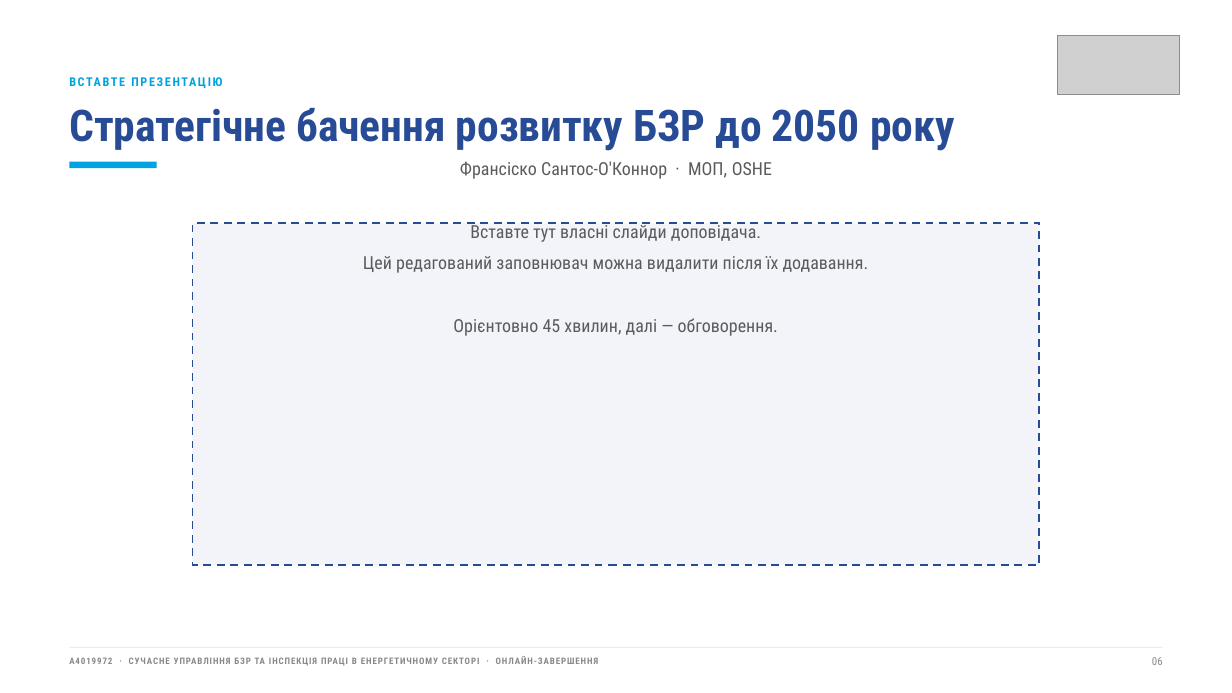
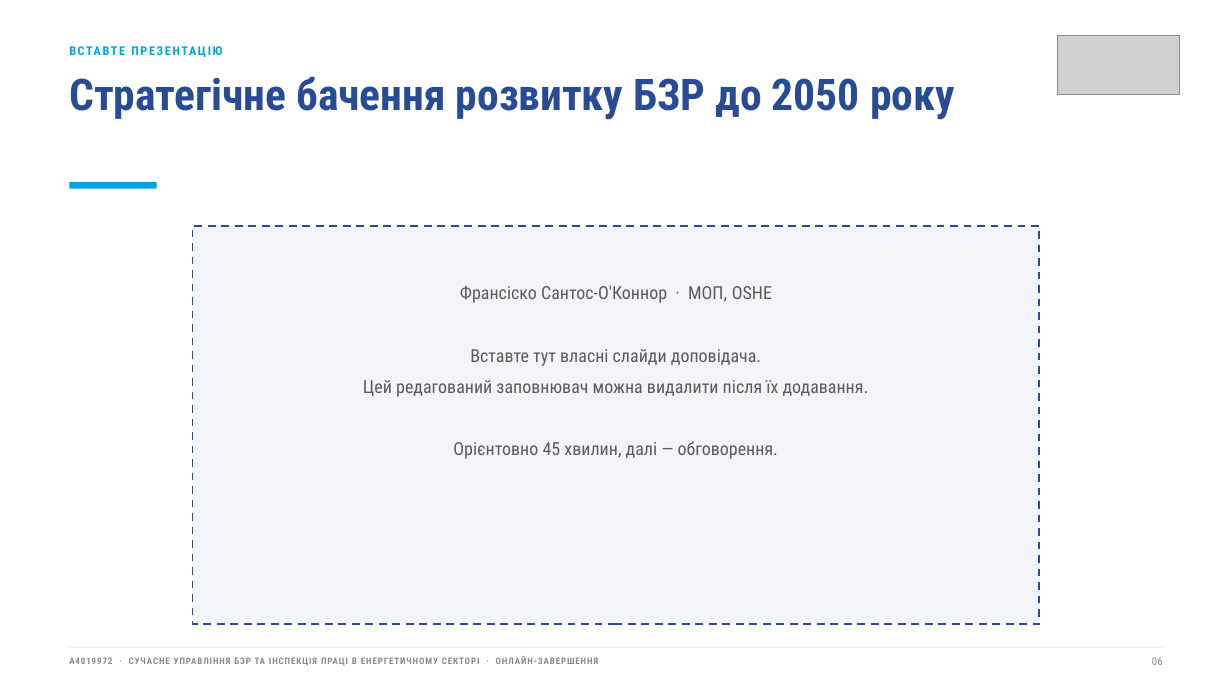
Before and after one commit to olena-vazhynska/Modern-Energy-Sector_Ukraine, a slide deck: slide 6 of assets/decks/A4019972_Closing_Webinar_4Nov2026_UA.pptx. Drawn at 1232x693 pixels with LibreOffice and Linux fonts; fonts in the diff are those of the drawing; grey boxes stand for pictures. Boxes give left, top, right and bottom in pixels: in the first picture for what was removed or moved away, otherwise in the second. Text is boxed around its words. In the diff, an @@ line names an element or a change of style, - is before the commit and + after.

```diff
--- a/assets/decks/A4019972_Closing_Webinar_4Nov2026_UA.pptx
+++ b/assets/decks/A4019972_Closing_Webinar_4Nov2026_UA.pptx
@@ text "ВСТАВТЕ ПРЕЗЕНТАЦІЮ": place and size @@
-text "ВСТАВТЕ ПРЕЗЕНТАЦІЮ" at (69, 75, 1019, 112)
+text "ВСТАВТЕ ПРЕЗЕНТАЦІЮ" at (69, 43, 1019, 80)
@@ text "Стратегічне бачення розвитку БЗР до ...": place and size @@
-text "Стратегічне бачення розвитку БЗР до ..." at (69, 108, 955, 151)
+text "Стратегічне бачення розвитку БЗР до ..." at (69, 77, 955, 120)
@@ rectangle: place and size @@
-rectangle at (69, 162, 156, 168)
+rectangle at (69, 182, 156, 189)
@@ rectangle: place and size @@
-rectangle at (192, 224, 1040, 565)
+rectangle at (192, 226, 1040, 624)
@@ text "Франсіско Сантос-О'Коннор · МОП, OSHE": place and size @@
-text "Франсіско Сантос-О'Коннор · МОП, OSHE" at (363, 161, 869, 336)
+text "Франсіско Сантос-О'Коннор · МОП, OSHE" at (363, 285, 869, 459)
@@ text "Франсіско Сантос-О'Коннор · МОП, OSHE" at (363, 285, 869, 459): vertical alignment middle to top @@
```
Also in this commit, not shown: 7 other slides changed, 2 slides added, 5 other files.
